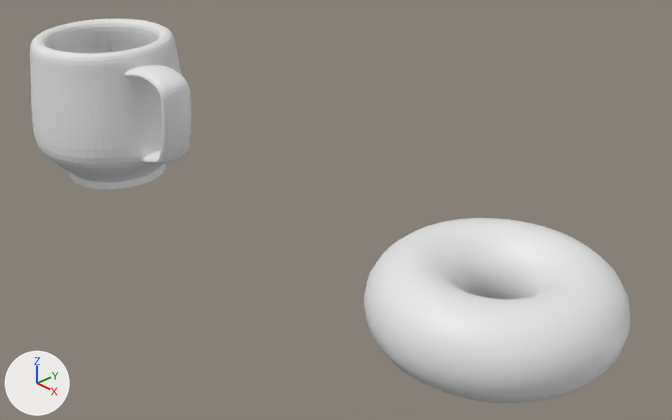
Before and after pictures for a commit that changed the Blender file donut-2026/donut-tut2026-3.blend.
Camera for both pictures: a 50 mm camera at (0.729, -0.79, 0.553) aimed at (-0.152, 0.06, -0.053). Lighting does not change. The marker at lower left points along +X, +Y and +Z. The picture after the commit comes second.

The first picture shows 'Cup', 'Donut'.
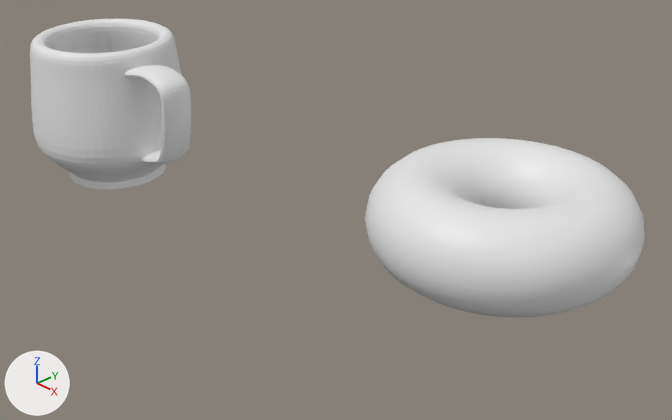
Pixel boxes [x1, y1, x2, y2] of what changed, in the pictures (672 x 420 px):
'Donut', moved: before [364, 218, 630, 403]; after [365, 138, 644, 318]

Diff of the bpy script that builds the scene:
```diff
--- a/donut-2026/donut-tut2026-3.blend.py
+++ b/donut-2026/donut-tut2026-3.blend.py
@@ ob_donut @@
 ob_donut = bpy.data.objects.new('Donut', me_torus_001)
-ob_donut.location = (0.013, 0.006, 0.159)
+ob_donut.location = (0.013, 0.006, 0.27)
```
